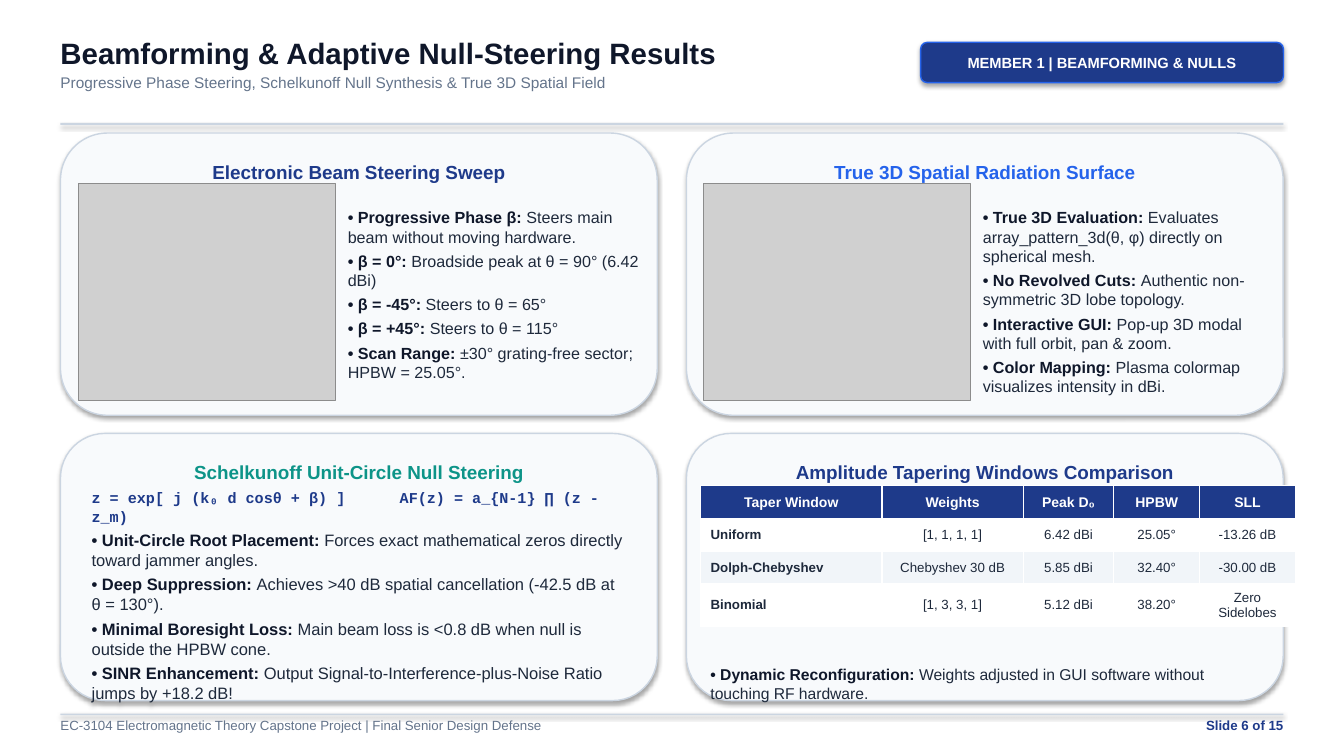
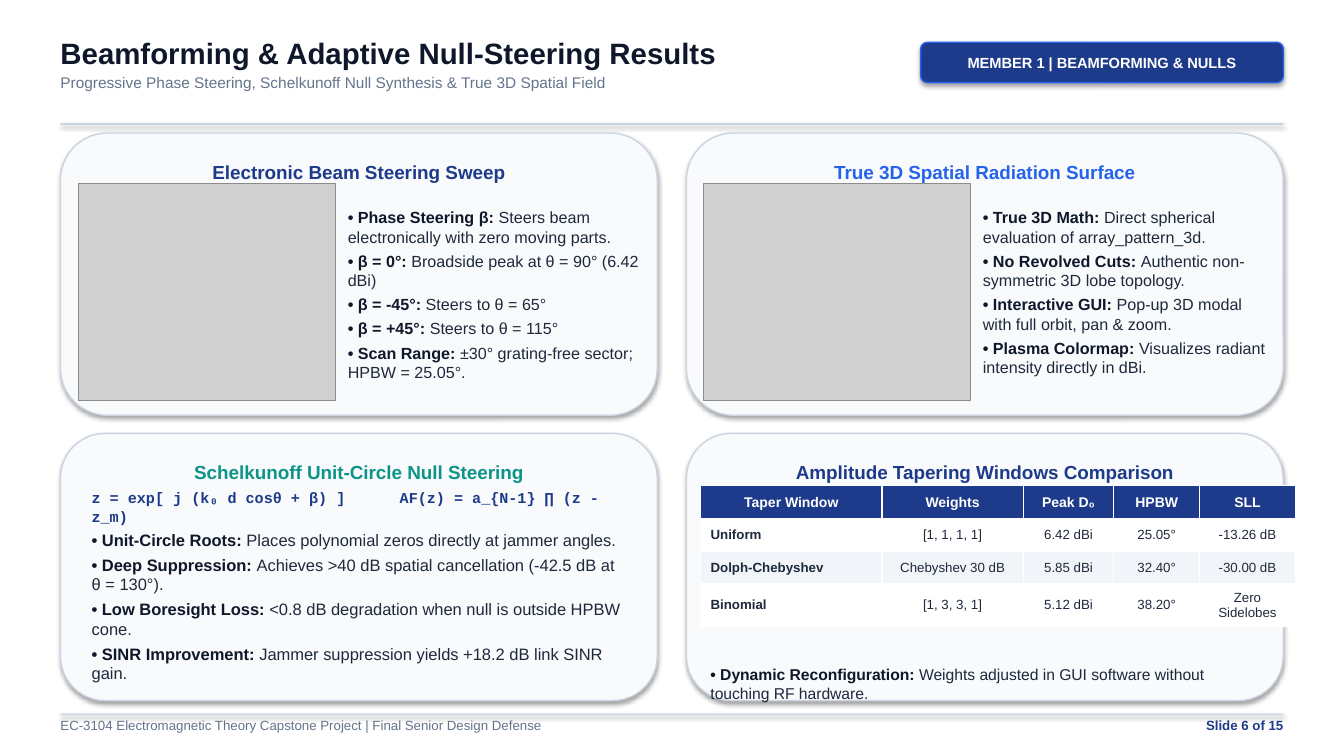
Before and after one commit to saugata-malakar/Electromagnetic-Theory-Member-1, a slide deck: slide 6 of EC3104_15_Slide_Capstone_Presentation.pptx. Drawn at 1344x756 pixels with LibreOffice and Linux fonts; fonts in the diff are those of the drawing; grey boxes stand for pictures. Boxes give left, top, right and bottom in pixels: in the first picture for what was removed or moved away, otherwise in the second. Text is boxed around its words. In the diff, an @@ line names an element or a change of style, - is before the commit and + after.

Commit message:
Editorial polish: trim verbose text, enhance typography and ensure zero overlapping

```diff
--- a/EC3104_15_Slide_Capstone_Presentation.pptx
+++ b/EC3104_15_Slide_Capstone_Presentation.pptx
@@ text at (x1=348, y1=211, x2=611, y2=246): text changed @@
-• Progressive Phase β: Steers main beam without moving hardware.
+• Phase Steering β: Steers beam electronically with zero moving parts.
@@ text at (x1=983, y1=211, x2=1215, y2=246): text changed @@
-• True 3D Evaluation: Evaluates array_pattern_3d(θ, φ) directly on spherical mesh.
+• True 3D Math: Direct spherical evaluation of array_pattern_3d.
@@ text at (x1=983, y1=342, x2=1265, y2=377): text changed @@
-• Color Mapping: Plasma colormap visualizes intensity in dBi.
+• Plasma Colormap: Visualizes radiant intensity directly in dBi.
@@ text in rounded rectangle at (x1=102, y1=534, x2=616, y2=550): text changed @@
-• Unit-Circle Root Placement: Forces exact mathematical zeros directly toward jammer angles.
+• Unit-Circle Roots: Places polynomial zeros directly at jammer angles.
@@ text in rounded rectangle at (x1=92, y1=603, x2=620, y2=683): text changed @@
-• Minimal Boresight Loss: Main beam loss is <0.8 dB when null is outside the HPBW cone.
-• SINR Enhancement: Output Signal-to-Interference-plus-Noise Ratio jumps by +18.2 dB!
+• Low Boresight Loss: <0.8 dB degradation when null is outside HPBW cone.
+• SINR Improvement: Jammer suppression yields +18.2 dB link SINR gain.
```
Also in this commit, not shown: 8 other slides changed, 11 other files.
